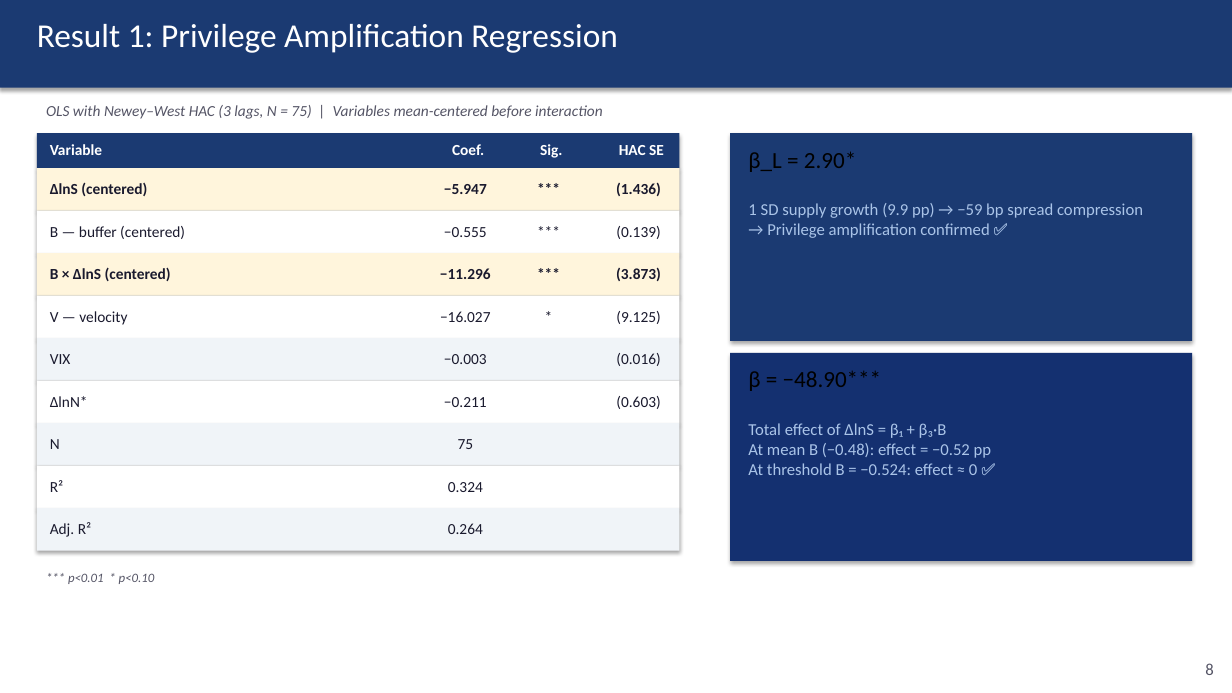
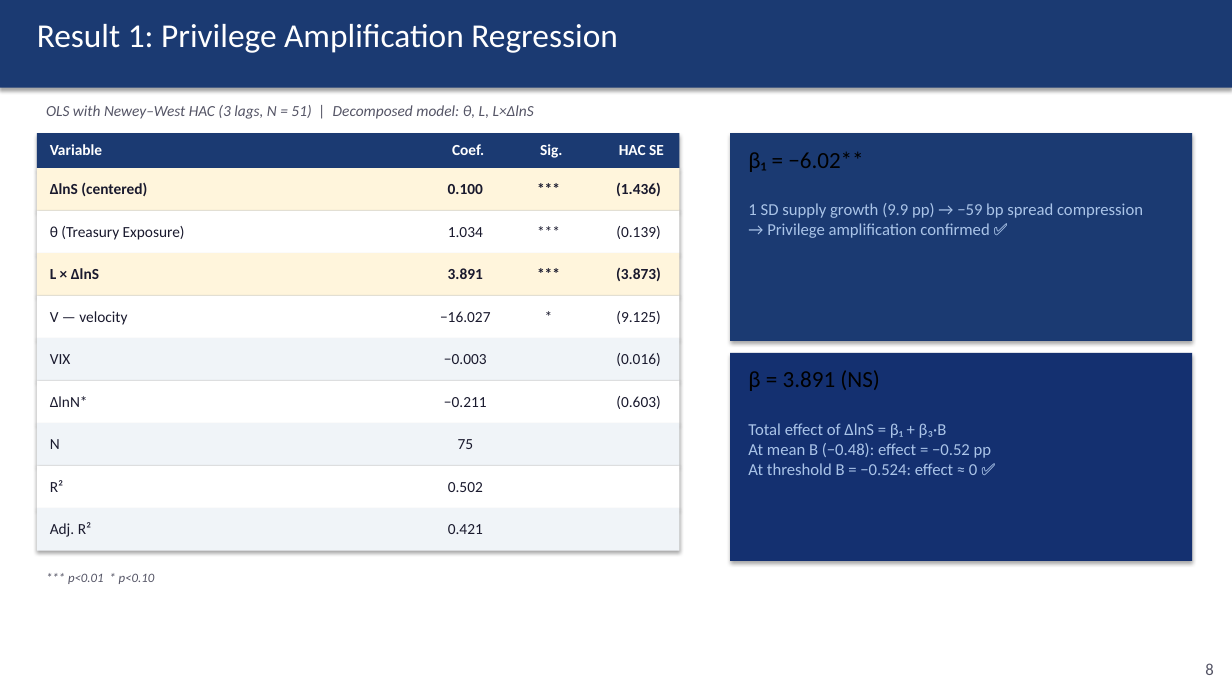
Before and after one commit to kimmireu0921/Stablecoins-and-the-Exorbitant-Privilege, a slide deck: slide 8 of 0512_Stablecoins_Presentation.pptx. Drawn at 1232x693 pixels with LibreOffice and Linux fonts; fonts in the diff are those of the drawing. Boxes give left, top, right and bottom in pixels: in the first picture for what was removed or moved away, otherwise in the second. Text is boxed around its words. In the diff, an @@ line names an element or a change of style, - is before the commit and + after.

```diff
--- a/0512_Stablecoins_Presentation.pptx
+++ b/0512_Stablecoins_Presentation.pptx
@@ text at <box>46,105,534,119</box>: text changed @@
-OLS with Newey–West HAC (3 lags, N = 75) | Variables mean-centered before interaction
+OLS with Newey–West HAC (3 lags, N = 51) | Decomposed model: θ, L, L×ΔlnS
@@ text at <box>748,152,863,172</box>: text changed @@
-β_L = 2.90*
+β₁ = −6.02**
@@ text at <box>448,184,483,194</box>: text changed @@
-−5.947
+0.100
@@ text at <box>50,226,185,240</box>: text changed @@
-B — buffer (centered)
+θ (Treasury Exposure)
@@ text at <box>448,227,483,237</box>: text changed @@
-−0.555
+1.034
@@ text at <box>50,268,99,279</box>: text changed @@
-B × ΔlnS (centered)
+L × ΔlnS
@@ text at <box>448,268,483,279</box>: text changed @@
-−11.296
+3.891
@@ text at <box>748,370,880,391</box>: text changed @@
-β = −48.90***
+β = 3.891 (NS)
@@ text at <box>448,482,483,492</box>: text changed @@
-0.324
+0.502
@@ text at <box>448,524,483,534</box>: text changed @@
-0.264
+0.421
```
Also in this commit, not shown: 6 other slides changed, 9 other files.
